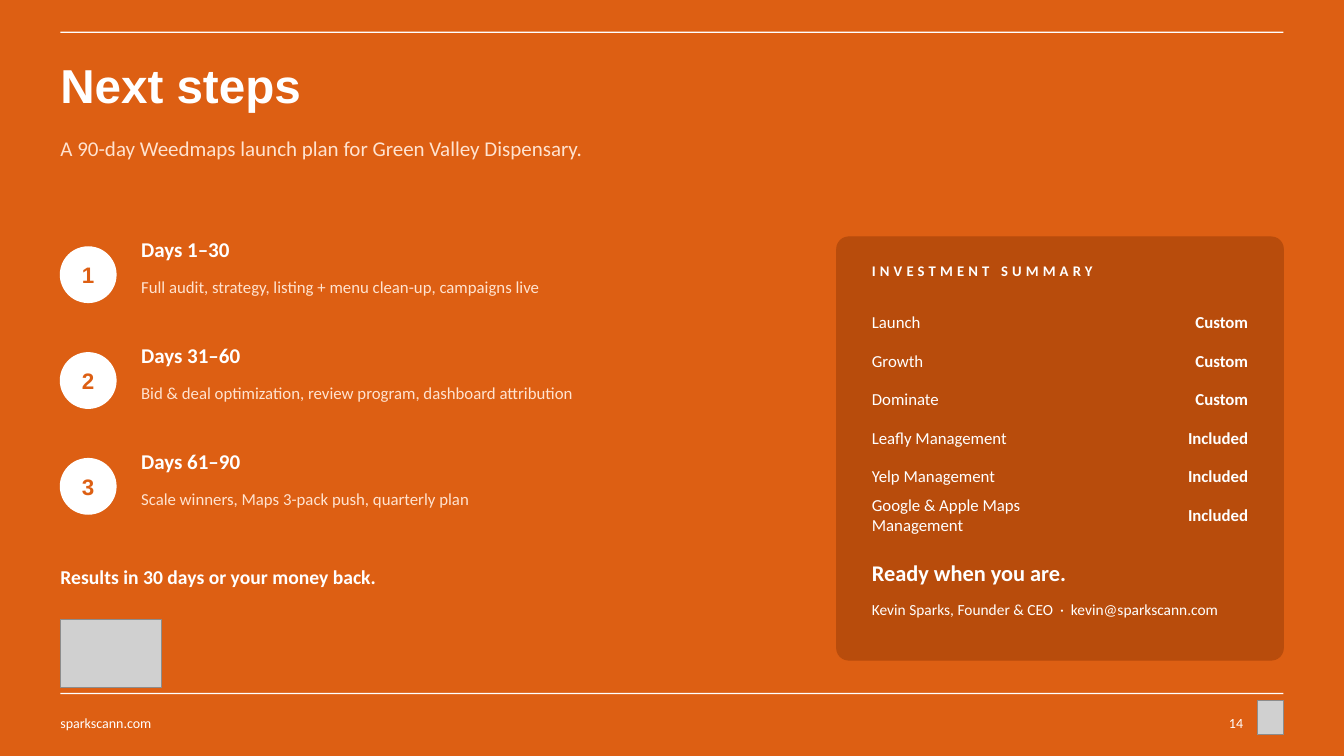
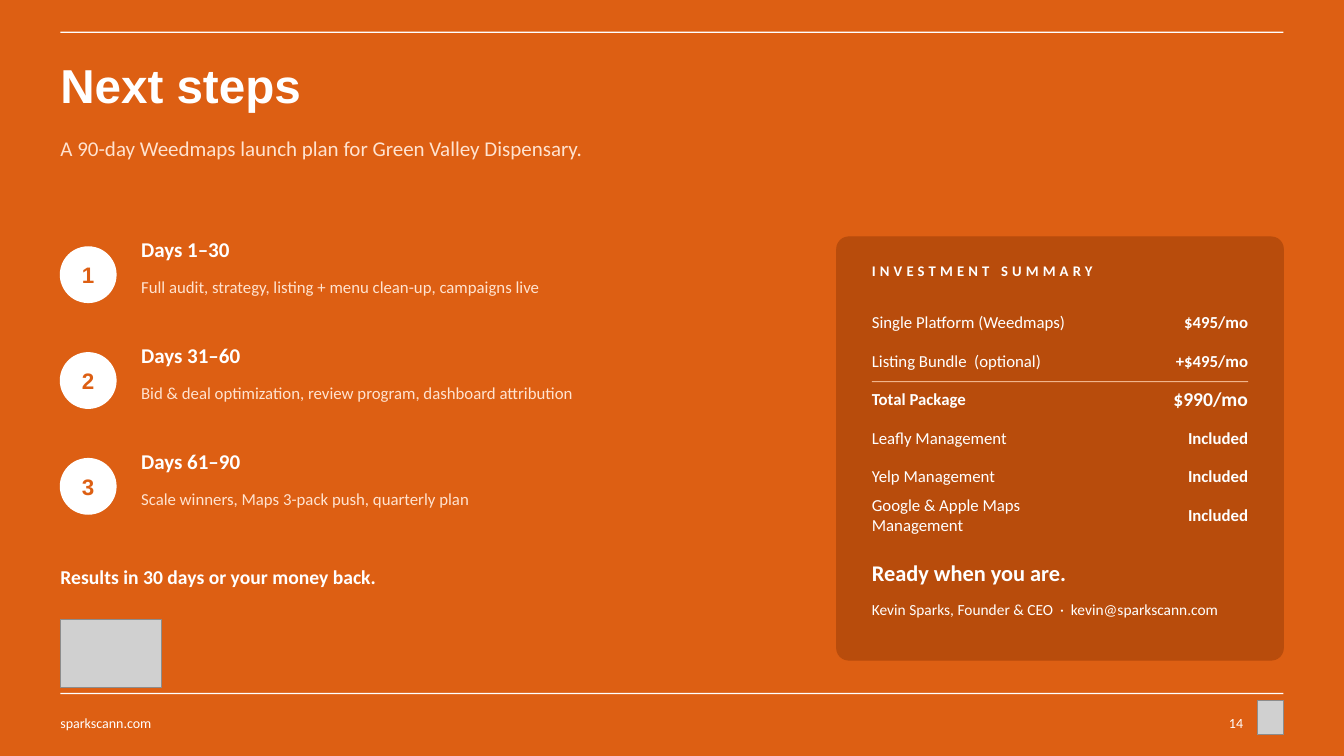
Before and after one commit to sparksmanagement/pitchdeckspecialist, a slide deck: slide 14 of decks/Sparks-x-example-green-valley.pptx. Drawn at 1344x756 pixels with LibreOffice and Linux fonts; fonts in the diff are those of the drawing; grey boxes stand for pictures. Boxes give left, top, right and bottom in pixels: in the first picture for what was removed or moved away, otherwise in the second. Text is boxed around its words. In the diff, an @@ line names an element or a change of style, - is before the commit and + after.

```diff
--- a/decks/Sparks-x-example-green-valley.pptx
+++ b/decks/Sparks-x-example-green-valley.pptx
@@ text at (872,316,1065,331): text changed @@
-Launch
+Single Platform (Weedmaps)
@@ text at (1184,316,1248,330): text changed @@
-Custom
+$495/mo
@@ text at (872,355,1041,370): text changed @@
-Growth
+Listing Bundle (optional)
@@ text at (1176,355,1248,369): text changed @@
-Custom
++$495/mo
@@ line added from (872, 382) to (1248, 382), #F0B48C 0.75 pt @@
@@ text at (872,393,966,408): text changed; bold on @@
-Dominate
+Total Package
@@ text at (1173,392,1248,408): text changed; size 12 to 14 pt @@
-Custom
+$990/mo
```
Also in this commit, not shown: 1 other slide changed, 8 other files.
